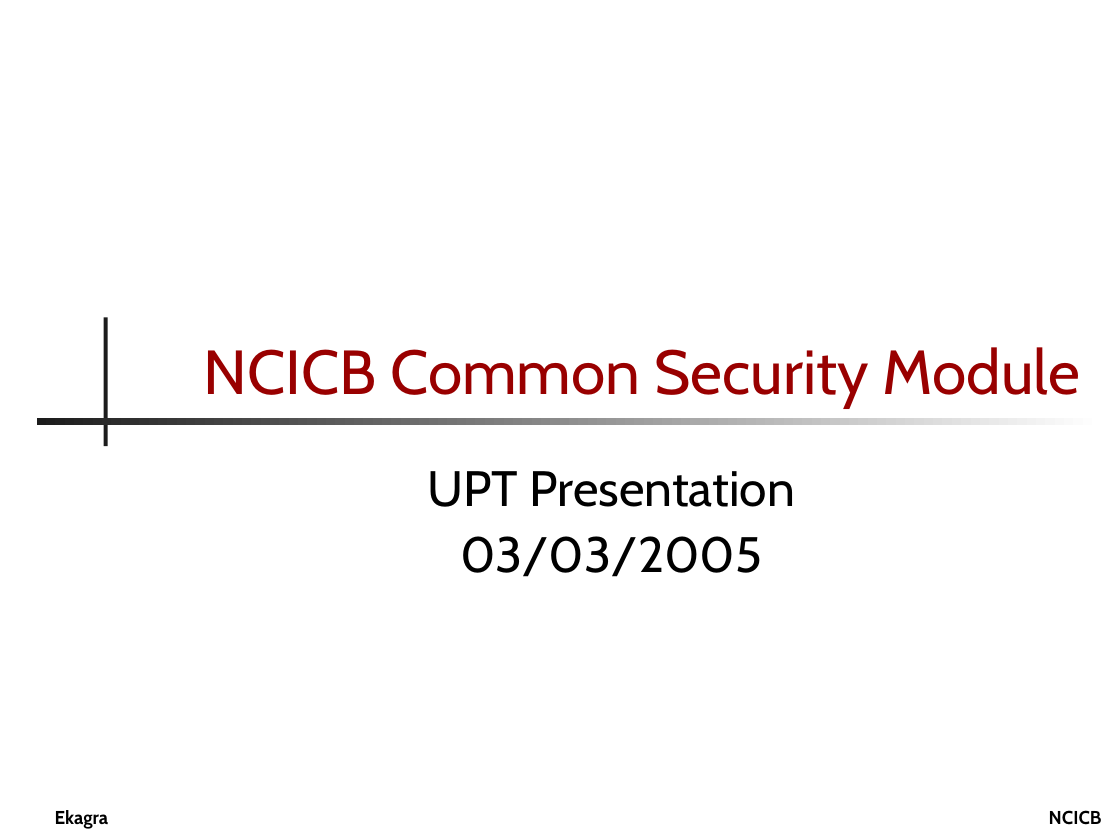
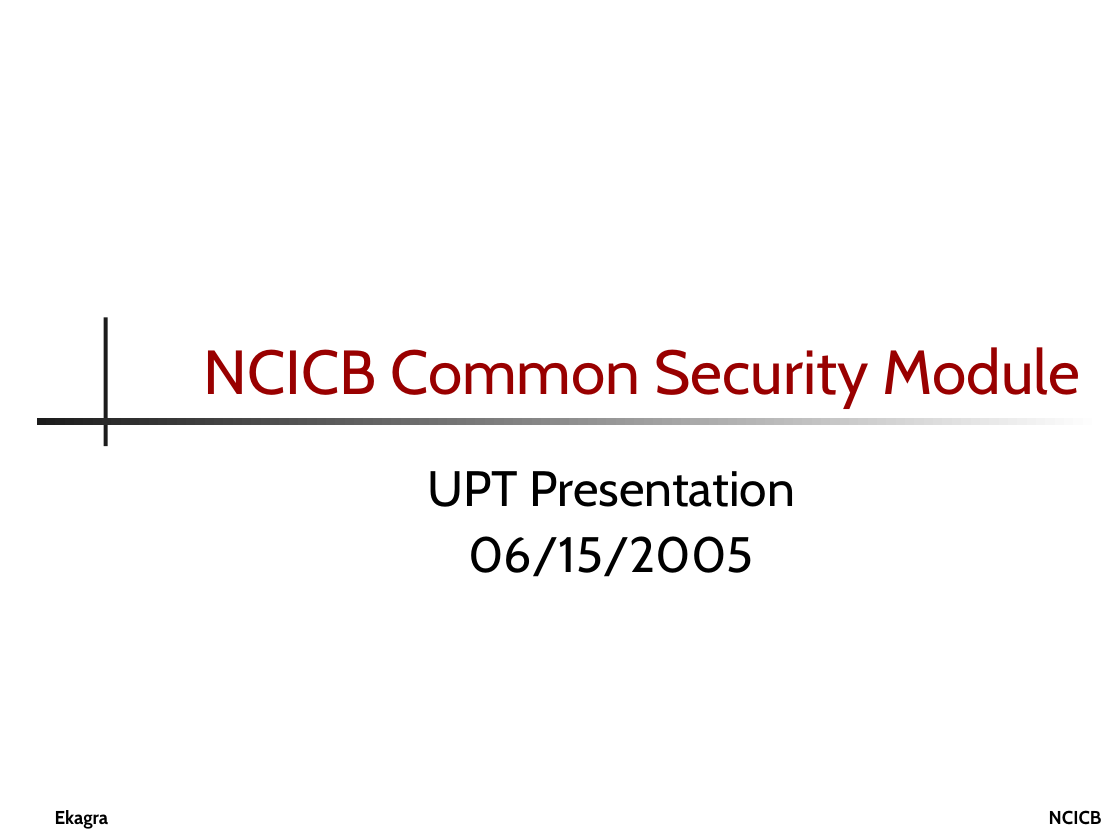
Before and after one commit to CBIIT/common-security-module-docs, a slide deck: slide 1 of Presentations/CSM_UPT_Presentation.ppt. Drawn at 1120x840 pixels with LibreOffice and Linux fonts; fonts in the diff are those of the drawing; background and template pictures are left out. Boxes give left, top, right and bottom in pixels: in the first picture for what was removed or moved away, otherwise in the second. Text is boxed around its words. In the diff, an @@ line names an element or a change of style, - is before the commit and + after.

```diff
--- a/Presentations/CSM_UPT_Presentation.ppt
+++ b/Presentations/CSM_UPT_Presentation.ppt
@@ subtitle at (468, 536, 754, 577): text changed @@
-03/03/2005
+06/15/2005
```
Also in this commit, not shown: 4 other slides changed, 2 slides added, 1 slide removed.
